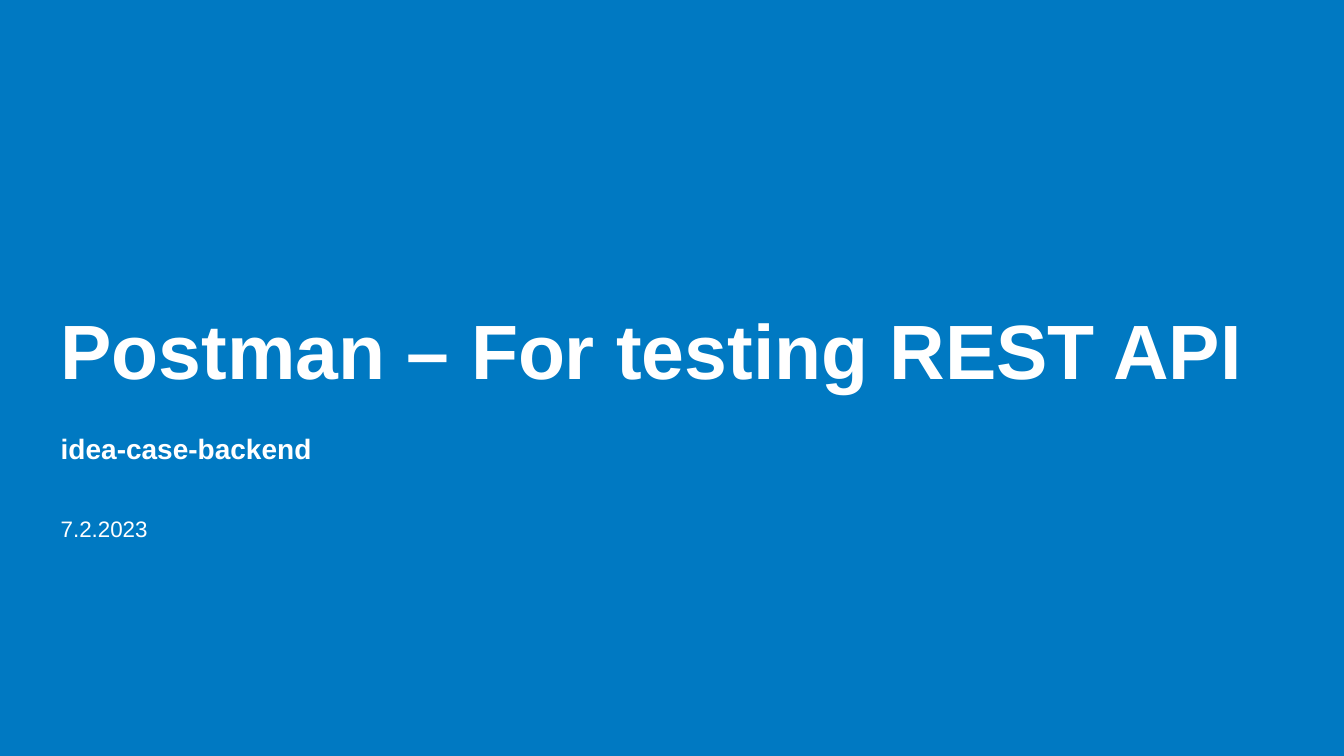
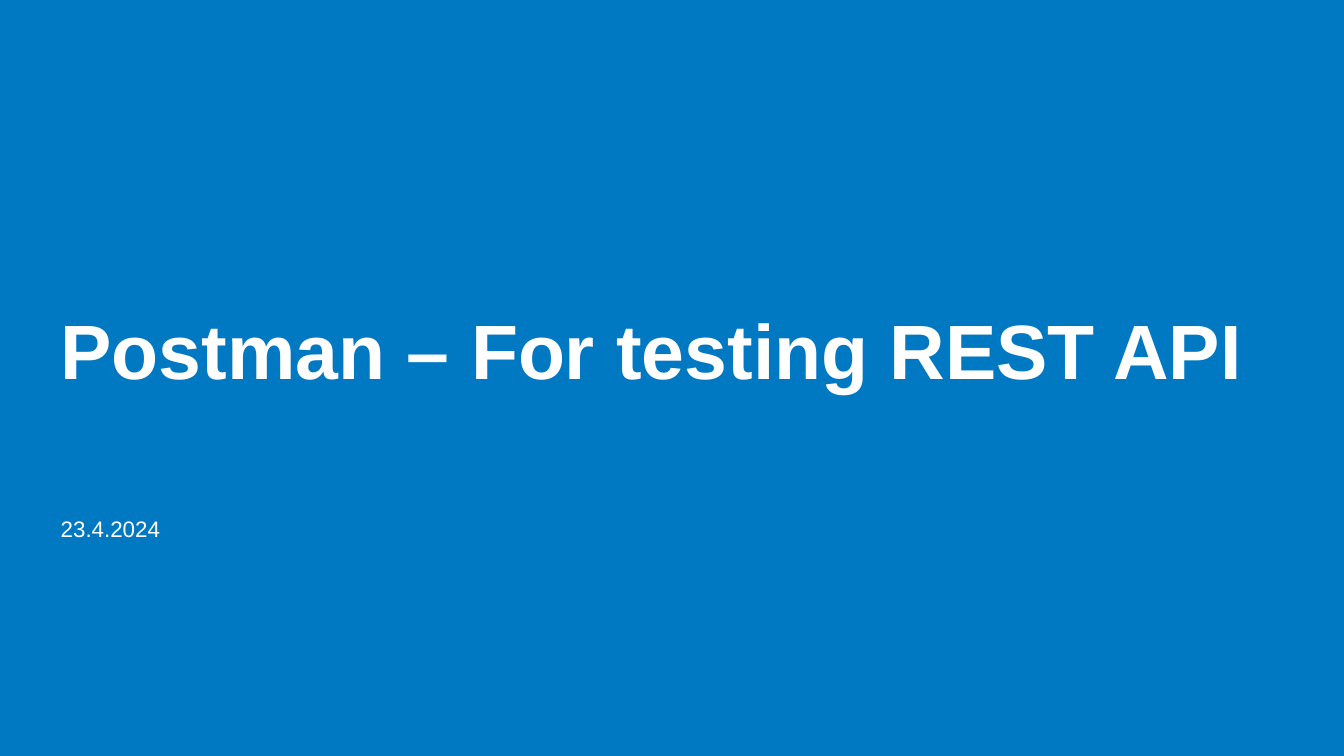
Before and after one commit to haagahelia/ohke-teknologiat, a slide deck: slide 1 of 05_es6_node/NodeJS_demo/10_postman/Postman_Hints.pptx. Drawn at 1344x756 pixels with LibreOffice and Linux fonts; fonts in the diff are those of the drawing; background and template pictures are left out. Boxes give left, top, right and bottom in pixels: in the first picture for what was removed or moved away, otherwise in the second. Text is boxed around its words. In the diff, an @@ line names an element or a change of style, - is before the commit and + after.

```diff
--- a/05_es6_node/NodeJS_demo/10_postman/Postman_Hints.pptx
+++ b/05_es6_node/NodeJS_demo/10_postman/Postman_Hints.pptx
@@ text removed at bbox=[61, 438, 312, 460] @@
-idea-case-backend
@@ text at bbox=[61, 521, 160, 538]: text changed @@
-7.2.2023
+23.4.2024
```
Also in this commit, not shown: 1 other slide changed, 2 slides added, 1 other file.
